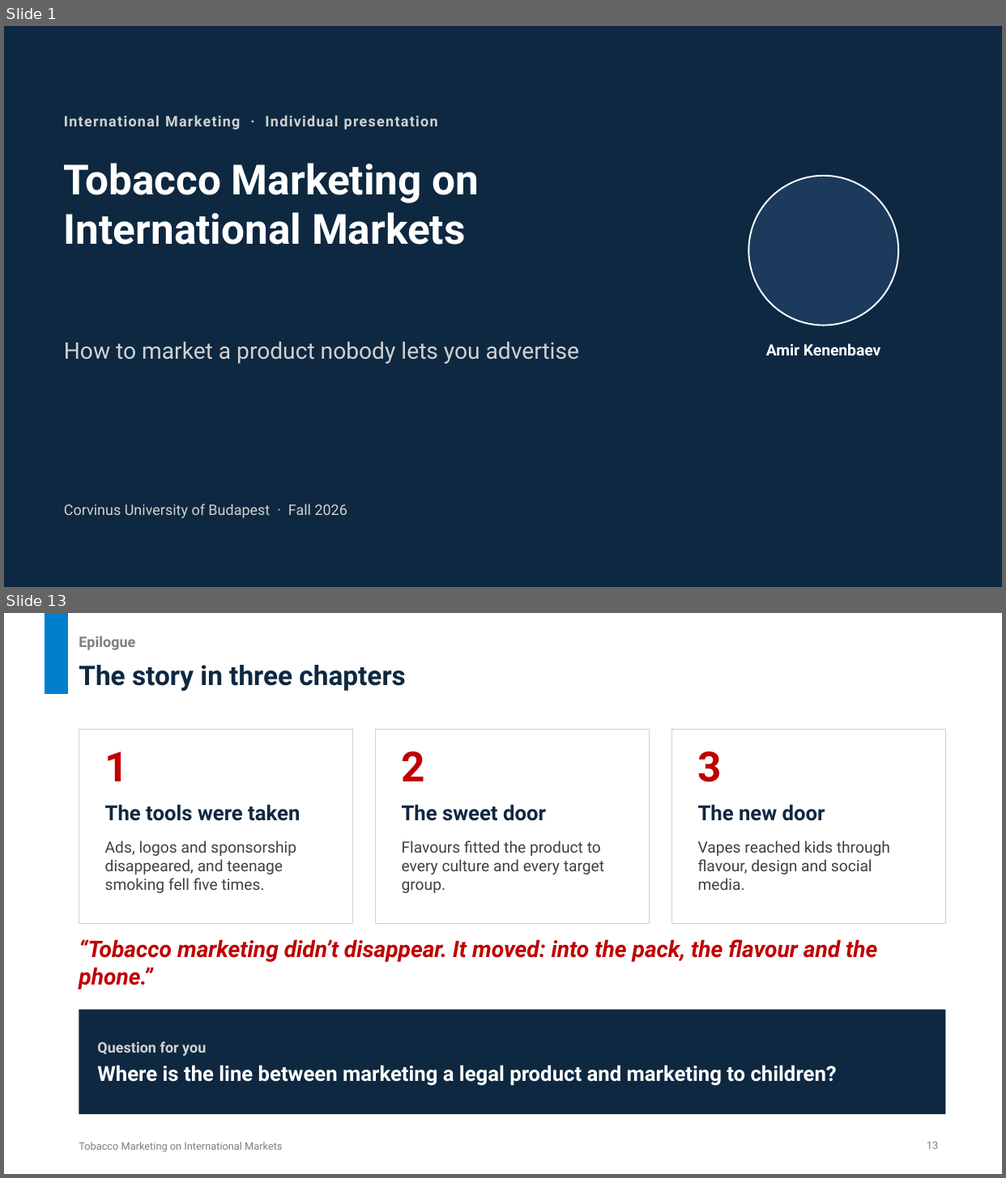
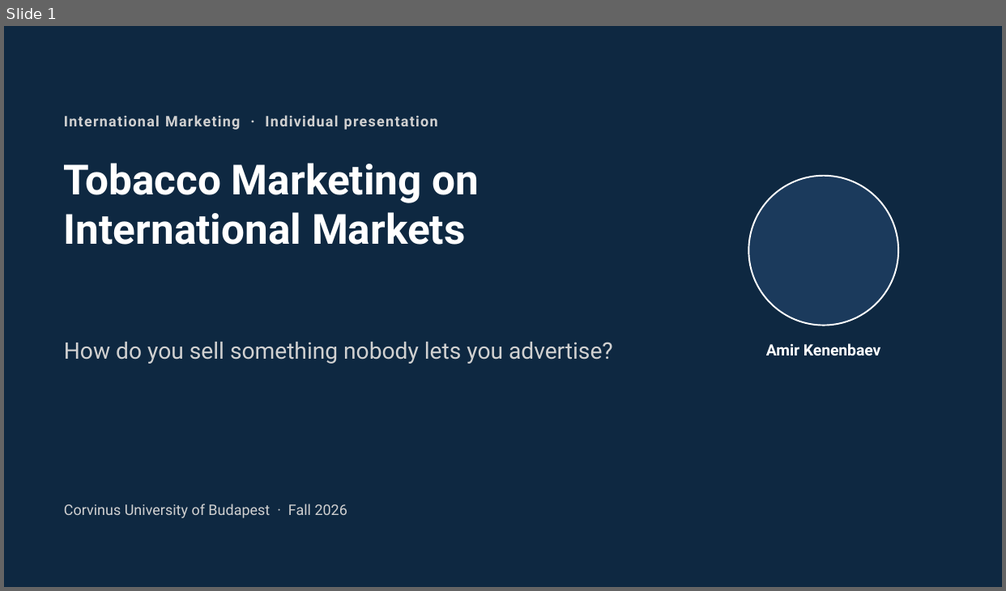
Before and after one commit to untitl333d/-frontend-slides, a slide deck: presentations/tobacco-marketing/Tobacco_Marketing_International_Markets.pptx. Shown one above the other, each under a label of ours: slides 1 and 13 before the commit, slide 1 after it; the slides between them are not shown. The pictures are 1006x1178 and 1006x591 pixels, drawn with LibreOffice and Linux fonts; fonts in the diff are those of the drawing. Boxes give left, top, right and bottom in pixels: in the first picture for what was removed or moved away, otherwise in the second. Text is boxed around its words. In the diff, an @@ line names an element or a change of style, - is before the commit and + after.

```diff
--- a/presentations/tobacco-marketing/Tobacco_Marketing_International_Markets.pptx
+++ b/presentations/tobacco-marketing/Tobacco_Marketing_International_Markets.pptx
@@ slide 13 removed at <box>4,613,1002,1174</box>, background #FFFFFF @@
@@ rectangle removed at <box>45,613,68,694</box> @@
@@ text removed at <box>79,636,135,650</box> @@
-Epilogue
@@ title removed at <box>79,665,405,691</box> @@
-The story in three chapters
@@ rectangle removed at <box>79,729,353,924</box> @@
@@ rectangle removed at <box>375,729,650,924</box> @@
@@ rectangle removed at <box>671,729,946,924</box> @@
@@ text removed at <box>105,752,129,781</box> @@
-1
@@ text removed at <box>402,752,425,781</box> @@
-2
@@ text removed at <box>698,752,722,782</box> @@
-3
@@ text removed at <box>105,804,300,821</box> @@
-The tools were taken
@@ text removed at <box>402,804,546,821</box> @@
-The sweet door
@@ text removed at <box>698,804,825,821</box> @@
-The new door
@@ text removed at <box>105,841,296,893</box> @@
-Ads, logos and sponsorship disappeared, and teenage smoking fell five times.
@@ text removed at <box>402,841,604,893</box> @@
-Flavours fitted the product to every culture and every target group.
@@ text removed at <box>698,841,890,890</box> @@
-Vapes reached kids through flavour, design and social media.
@@ text removed at <box>79,939,877,990</box> @@
-“Tobacco marketing didn’t disappear. It moved: into the pack, the flavour and the phone.”
@@ rectangle removed at <box>79,1010,946,1114</box> @@
-Question for you
-Where is the line between marketing a legal product and marketing to children?
@@ text removed at <box>79,1142,282,1152</box> @@
-Tobacco Marketing on International Markets
@@ page number removed at <box>927,1142,938,1149</box> @@
-13
@@ slide 1 changed as well @@
@@ text at <box>64,342,613,364</box>: text changed @@
-How to market a product nobody lets you advertise
+How do you sell something nobody lets you advertise?
```
Also in this commit, not shown: 4 other slides changed, 8 slides added, 8 other slides removed, 2 other files.
